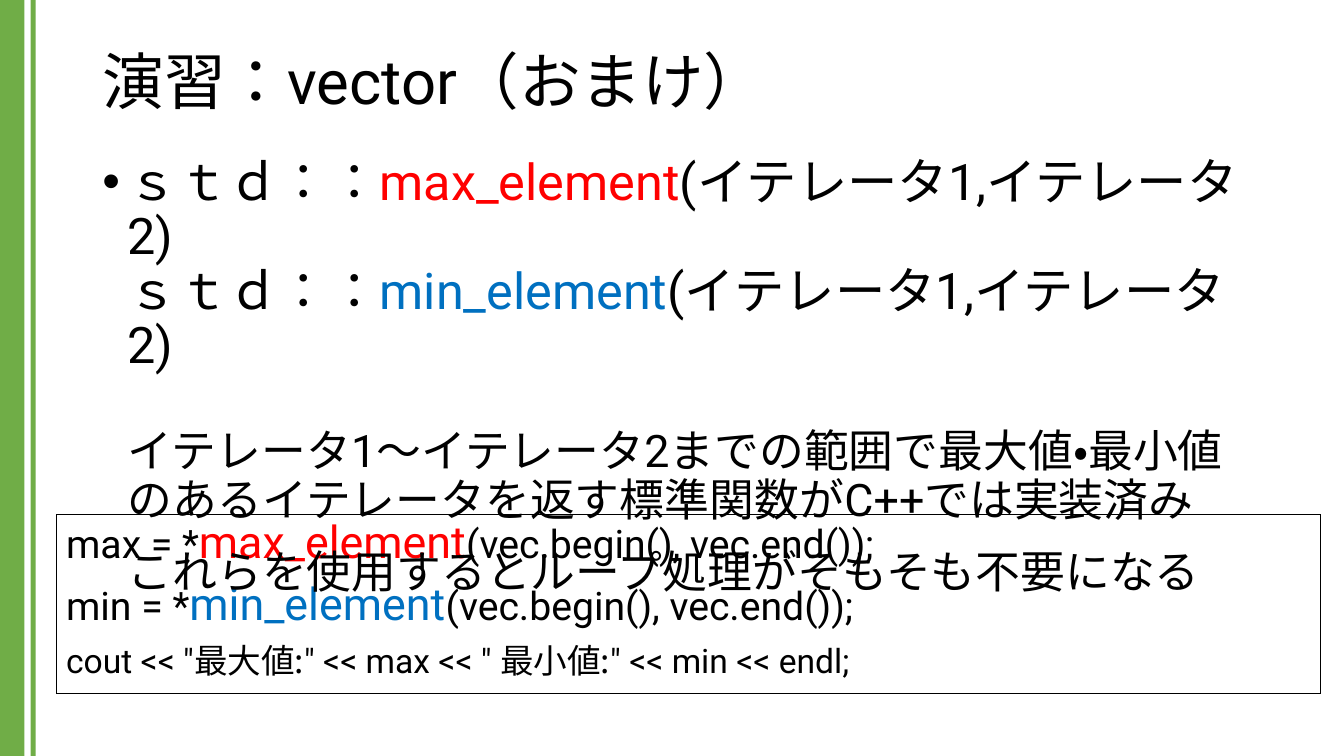
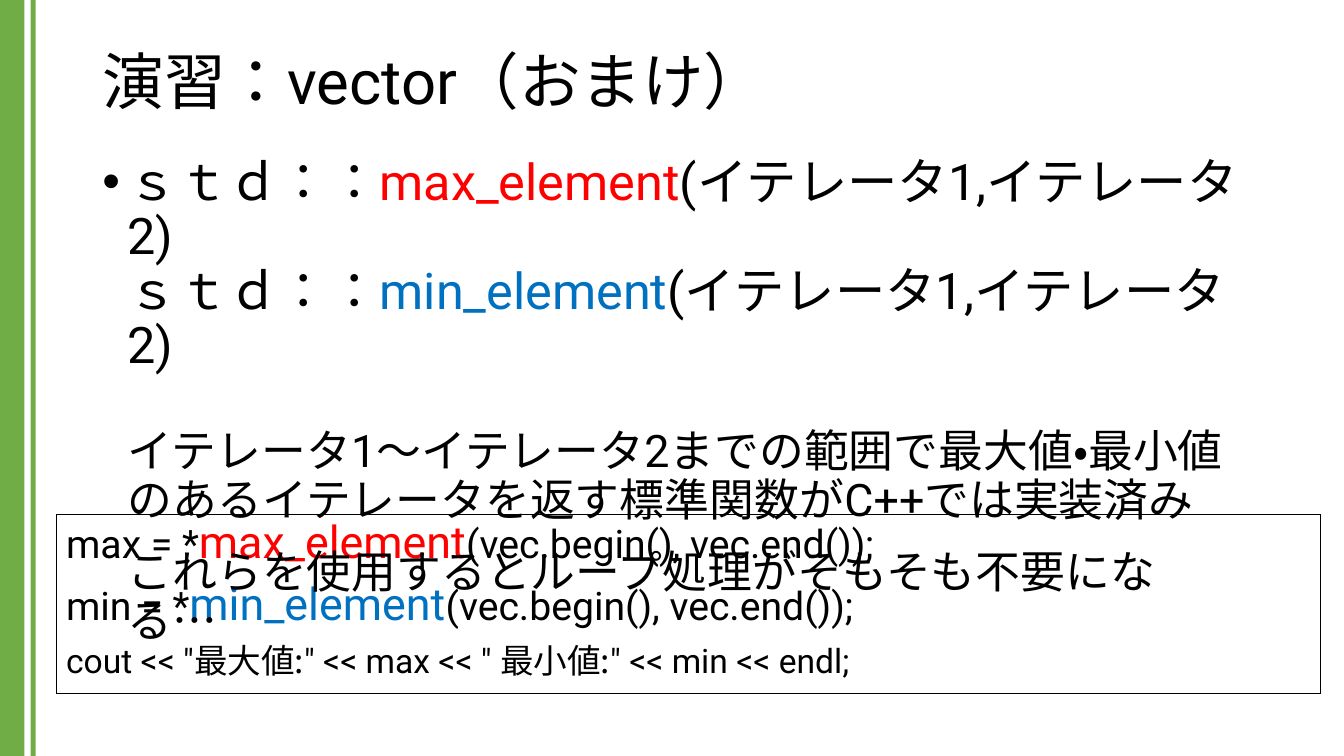
Before and after one commit to kic-murata/cpp2024, a slide deck: slide 23 of 授業資料/演習課題：vector.pptx (slide 20 before the commit). Drawn at 1344x756 pixels with LibreOffice and Linux fonts; fonts in the diff are those of the drawing. Boxes give left, top, right and bottom in pixels: in the first picture for what was removed or moved away, otherwise in the second. Text is boxed around its words. In the diff, an @@ line names an element or a change of style, - is before the commit and + after.

```diff
--- a/授業資料/演習課題：vector.pptx
+++ b/授業資料/演習課題：vector.pptx
@@ text at box(128, 159, 1238, 648): text changed @@
-• ｓｔｄ：：max_element(イテレータ1,イテレータ2)
-  ｓｔｄ：：min_element(イテレータ1,イテレータ2)
-  イテレータ1～イテレータ2までの範囲で最大値・最小値のあるイテレータを返す標準関数がC++では実装済み
-  これらを使用するとループ処理がそもそも不要になる
+• ｓｔｄ：：max_element(イテレータ1,イテレータ2)
+  ｓｔｄ：：min_element(イテレータ1,イテレータ2)
+  イテレータ1～イテレータ2までの範囲で最大値・最小値のあるイテレータを返す標準関数がC++では実装済み
+  これらを使用するとループ処理がそもそも不要になる…
```
Also in this commit, not shown: 11 other slides changed, 3 slides added.
